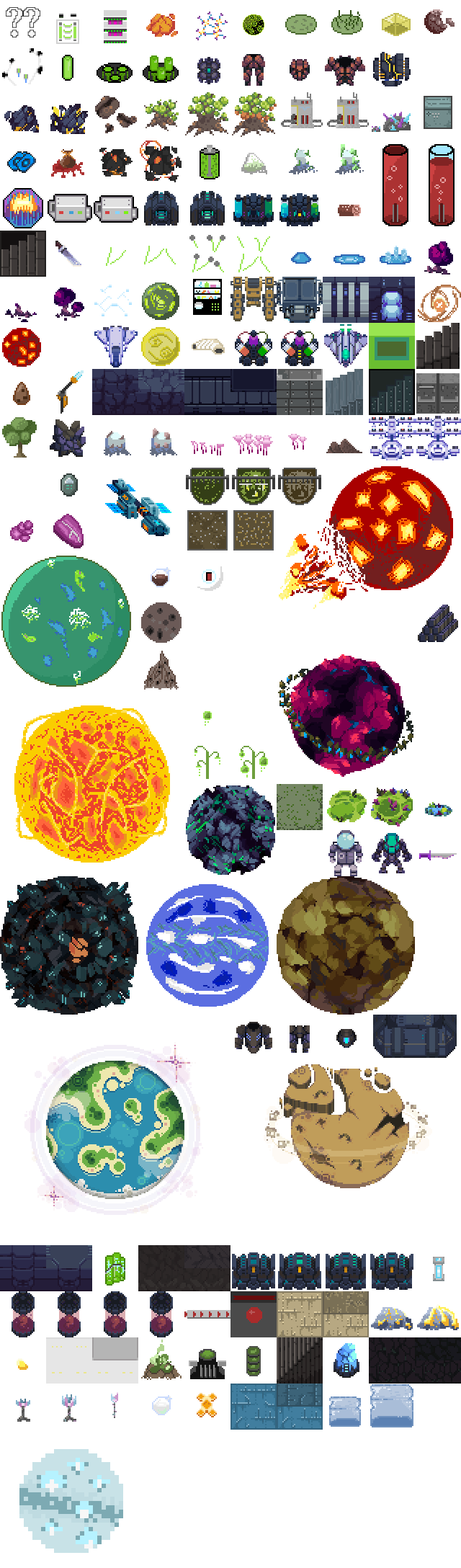
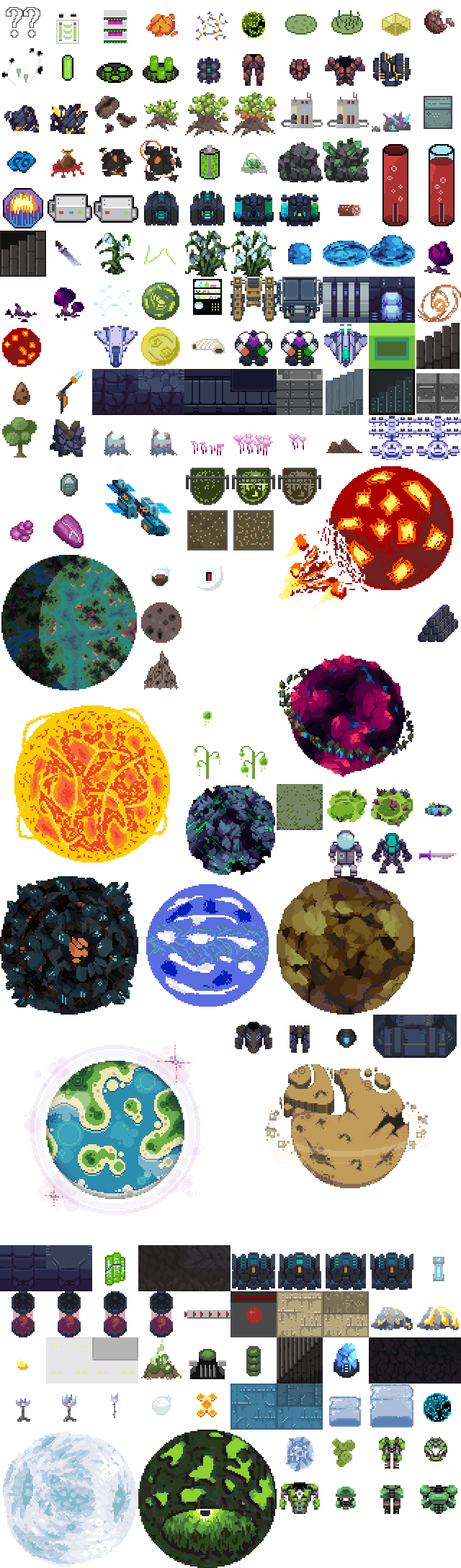
Layer changes from the first (461, 1568) image to the second:
added layer "algae-puffs" above "algae" over [332, 1438, 356, 1468]
added layer "algae" above "algae-old" over [242, 11, 266, 38]
renamed "algae" to "algae-old", hid it over [242, 14, 265, 36]
added layer "blue-algae" above "battery" over [423, 1392, 452, 1422]
added layer "comet" above "converter" over [284, 1436, 315, 1472]
added layer "exodium" above "exodium-old" over [246, 158, 261, 169]
added layer "exodium-deposit" above "exodium-deposit-old" over [278, 137, 369, 183]
added layer "exodium-body" above "exodium-helmet" over [420, 1485, 458, 1514]
added layer "exodium-helmet" above "exodium-legs" over [335, 1486, 356, 1510]
added layer "exodium-legs" above "exoskeleton-fragment" over [380, 1485, 404, 1514]
added layer "life-herb" above "life-herb-old" over [95, 232, 135, 275]
renamed "life-herb" to "life-herb-old", hid it over [105, 241, 129, 266]
added layer "life-herb-cluster" above "life-herb-cluster-old" over [185, 230, 276, 277]
renamed "life-herb-cluster" to "life-herb-cluster-old", hid it over [189, 230, 276, 273]
added layer "life-water" above "life-water-old" over [288, 242, 312, 265]
added layer "life-water-spring" above "life-water-spring-old" over [322, 234, 416, 267]
renamed "life-water-spring" to "life-water-spring-old", moved it above "Layer 3" over [333, 245, 412, 265]
added layer "Layer 3" above "living-wood-helmet" over [279, 1482, 320, 1514]
added layer "living-wood-helmet" above "living-wood-legs" over [424, 1436, 448, 1462]
added layer "living-wood-legs" above "quick-matter-helmet" over [379, 1436, 405, 1469]
added layer "planet-acid" (2nd of 2) above "planet-acid-old" over [138, 1429, 277, 1568]
added layer "planet-acid-old" above "planet-azure" over [154, 1440, 268, 1553]
added layer "planet-biogrove" above "planet-biogrove-old" over [1, 554, 137, 691]
added layer "planet-frozen" above "planet-frozen-old" over [2, 1431, 137, 1567]
